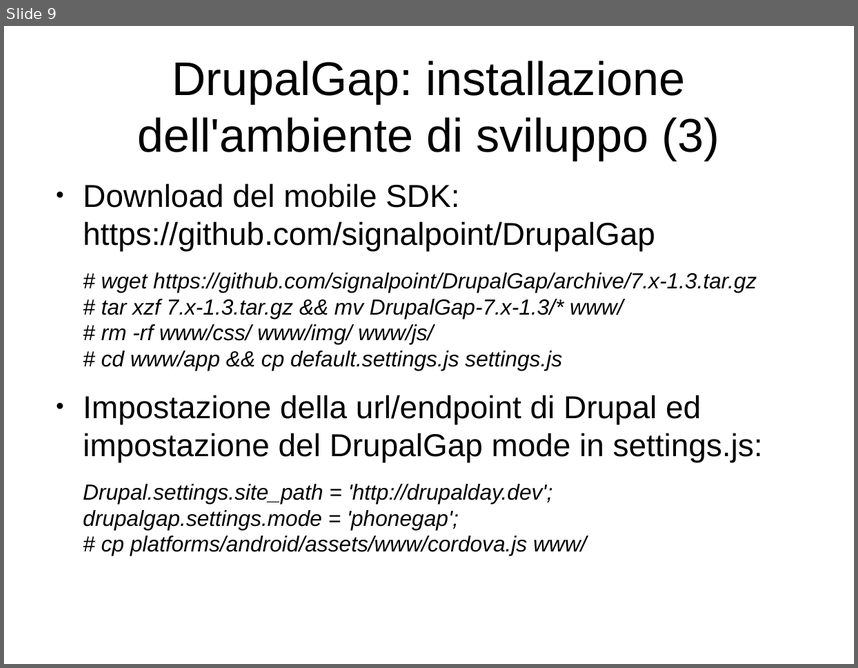
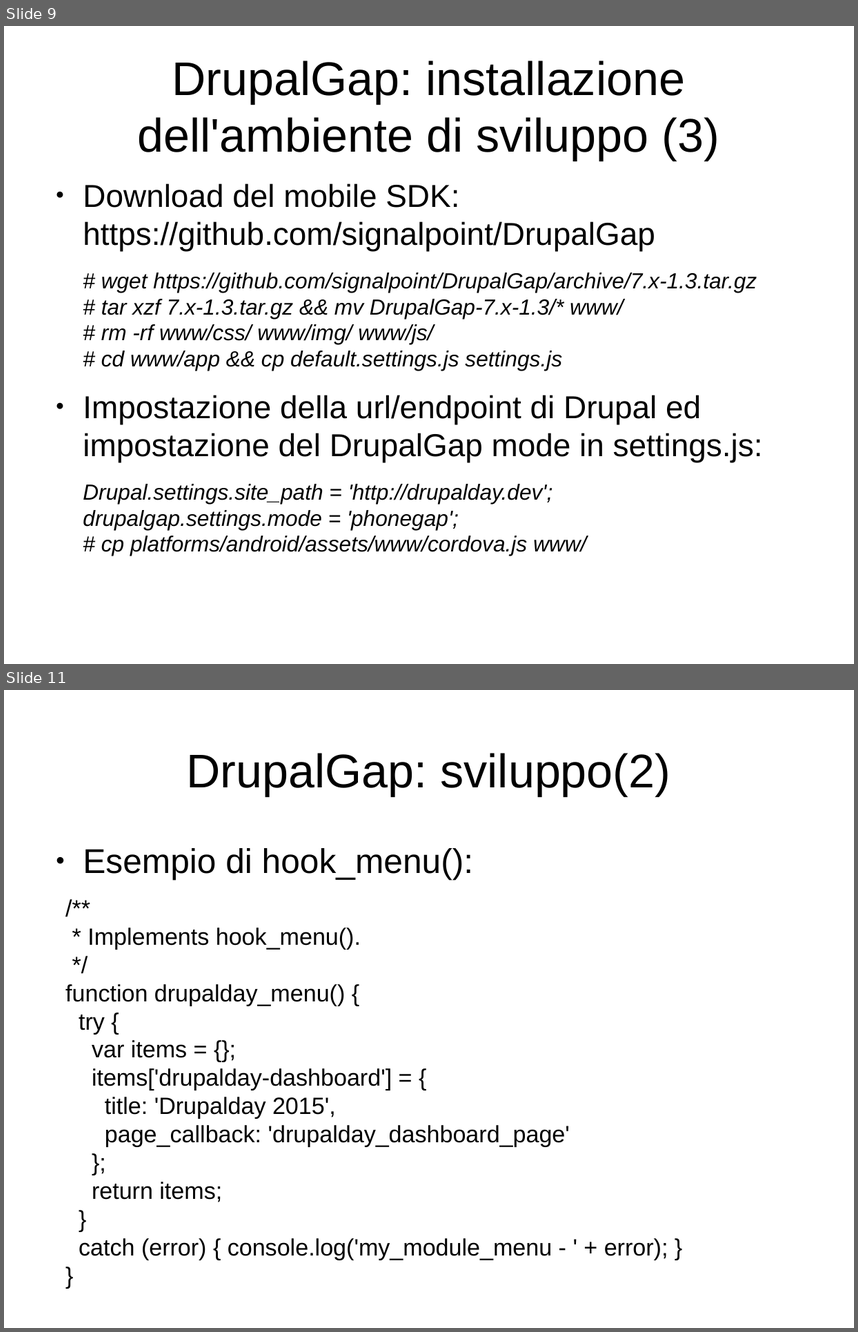
Before and after one commit to m3m3nto/drupalday2015_drupalgap, a slide deck: slide/DDay2015-DrupalGap.odp. Shown one above the other, each under a label of ours: slide 9 before the commit, slides 9 and 11 after it; the slides between them are not shown. The pictures are 858x668 and 858x1332 pixels, drawn with LibreOffice and Linux fonts; fonts in the diff are those of the drawing. Boxes give left, top, right and bottom in pixels: in the first picture for what was removed or moved away, otherwise in the second. Text is boxed around its words. In the diff, an @@ line names an element or a change of style, - is before the commit and + after.

```diff
--- a/slide/DDay2015-DrupalGap.odp
+++ b/slide/DDay2015-DrupalGap.odp
@@ slide 11 added at box(4, 690, 854, 1328), background #FFFFFF @@
@@ title added at box(186, 753, 671, 796), 44 pt, text #000000 @@
+DrupalGap: sviluppo(2)
@@ text added at box(83, 848, 473, 880), 32 pt, text #000000 @@
+● Esempio di hook_menu():
@@ text added at box(65, 927, 668, 1260), 22 pt, text #000000 @@
+/**
+* Implements hook_menu().
+*/
+function drupalday_menu() {
+try {
+var items = {};
+items['drupalday-dashboard'] = {
+title: 'Drupalday 2015',
+page_callback: 'drupalday_dashboard_page'
+};
+return items;
+}
+catch (error) { console.log('my_module_menu - ' + error); }
+}
```
Also in this commit, not shown: 5 slides changed, 2 other slides added.
